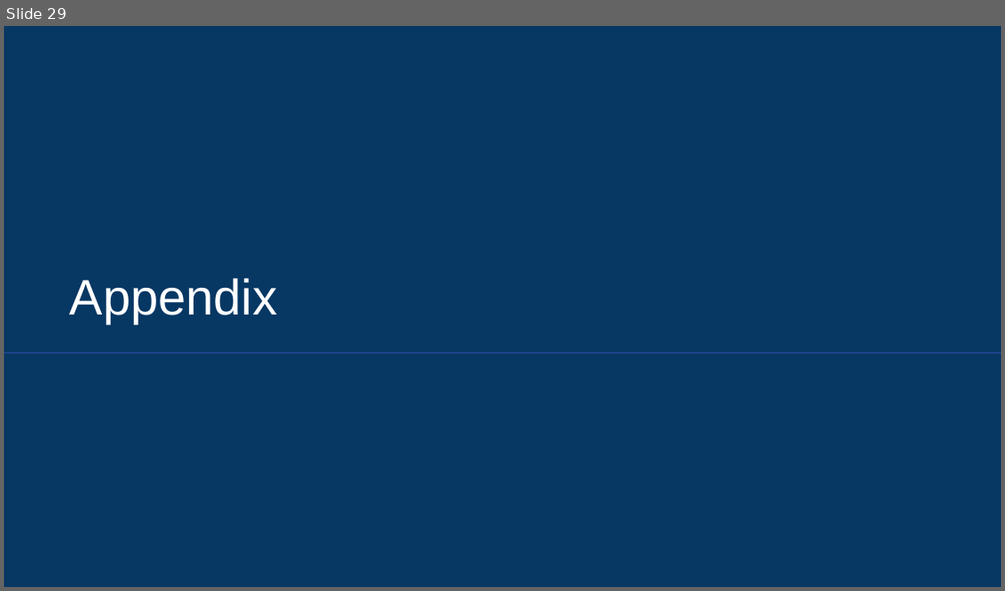
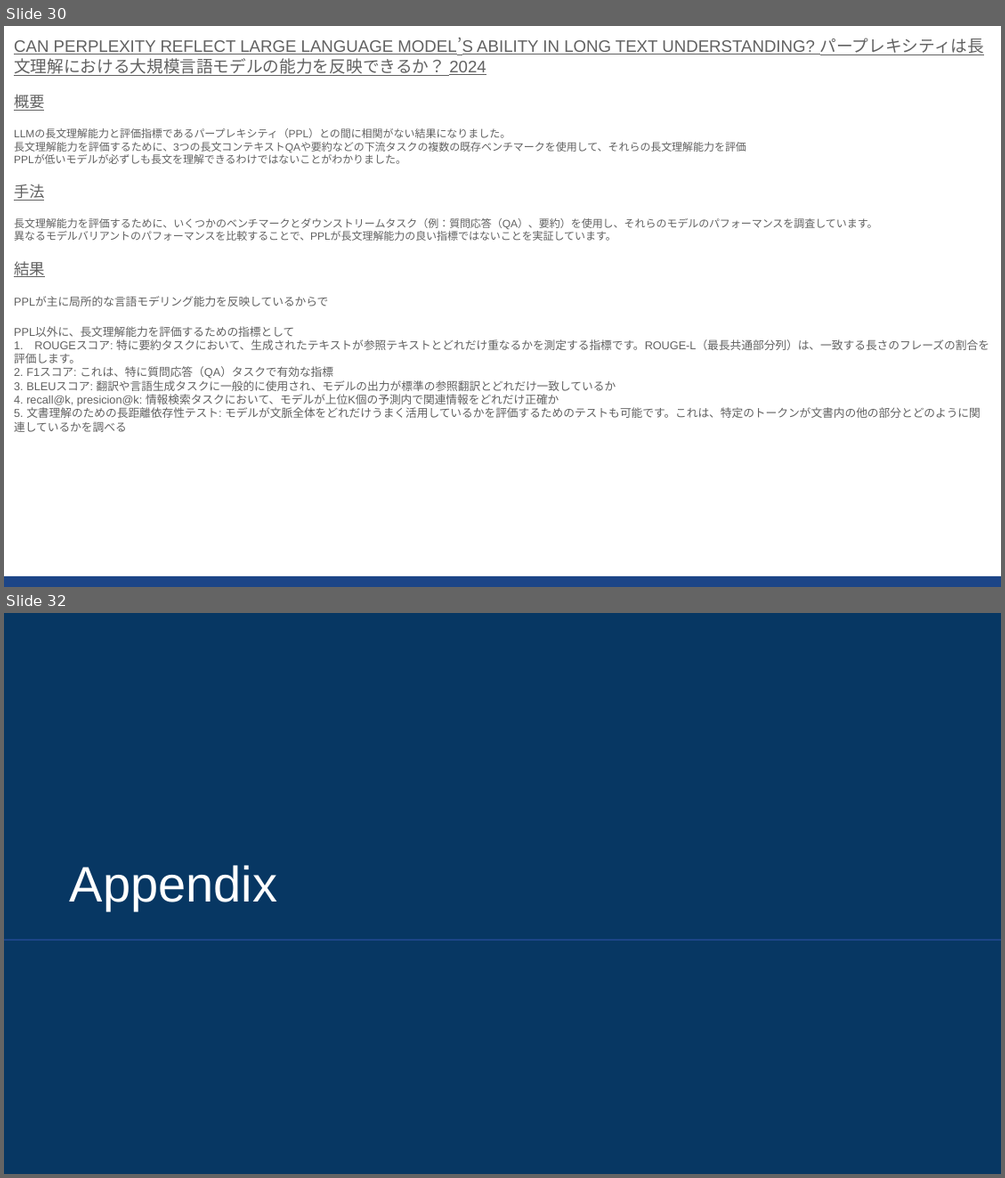
Before and after one commit to sekihan02/code_sundbox, a slide deck: 2024_LLM論文要約_5.pptx. Shown one above the other, each under a label of ours: slide 29 before the commit, slides 30 and 32 after it; the slides between them are not shown. The pictures are 1005x591 and 1005x1178 pixels, drawn with LibreOffice and Linux fonts; fonts in the diff are those of the drawing. Boxes give left, top, right and bottom in pixels: in the first picture for what was removed or moved away, otherwise in the second. Text is boxed around its words. In the diff, an @@ line names an element or a change of style, - is before the commit and + after.

```diff
--- a/2024_LLM論文要約_5.pptx
+++ b/2024_LLM論文要約_5.pptx
@@ slide 30 added at [4, 26, 1001, 587], background #FFFFFF @@
@@ text added at [14, 38, 989, 432], 8.2 pt, text #616161 @@
+CAN PERPLEXITY REFLECT LARGE LANGUAGE MODEL’S ABILITY IN LONG TEXT UNDERSTANDING? パープレキシティは長文理解における大規模言語モデルの能力を反映できるか？ 2024
+概要
+LLMの長文理解能力と評価指標であるパープレキシティ（PPL）との間に相関がない結果になりました。
+長文理解能力を評価するために、3つの長文コンテキストQAや要約などの下流タスクの複数の既存ベンチマークを使用して、それらの長文理解能力を評価
+PPLが低いモデルが必ずしも長文を理解できるわけではないことがわかりました。
+手法
+長文理解能力を評価するために、いくつかのベンチマークとダウンストリームタスク（例：質問応答（QA）、要約）を使用し、それらのモデルのパフォーマンスを調査しています。
+異なるモデルバリアントのパフォーマンスを比較することで、PPLが長文理解能力の良い指標ではないことを実証しています。
+結果
+PPLが主に局所的な言語モデリング能力を反映しているからで
+PPL以外に、長文理解能力を評価するための指標として
+1. ROUGEスコア: 特に要約タスクにおいて、生成されたテキストが参照テキストとどれだけ重なるかを測定する指標です。ROUGE-L（最長共通部分列）は、一致する長さのフレーズの割合を評価します。
+2. F1スコア: これは、特に質問応答（QA）タスクで有効な指標
+3. BLEUスコア: 翻訳や言語生成タスクに一般的に使用され、モデルの出力が標準の参照翻訳とどれだけ一致しているか
+4. recall@k, presicion@k: 情報検索タスクにおいて、モデルが上位K個の予測内で関連情報をどれだけ正確か
+5. 文書理解のための長距離依存性テスト: モデルが文脈全体をどれだけうまく活用しているかを評価するためのテストも可能です。これは、特定のトークンが文書内の他の部分とどのように関連しているかを調べる
@@ rectangle added at [4, 576, 1001, 587], fill #1C4587 @@
@@ what was slide 29 is now slide 32 @@
```
Also in this commit, not shown: 2 other slides added, 1 other file.
